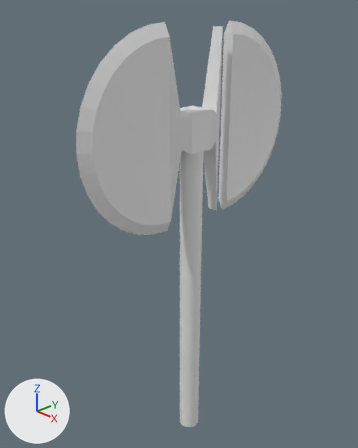
Before and after pictures for a commit that changed the Blender file DoubleHeadedAxe.blend.
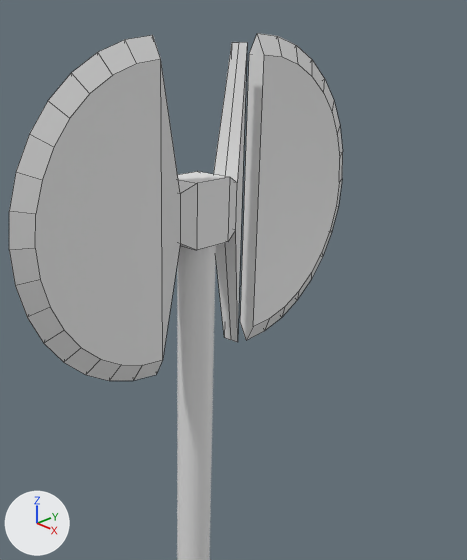
The first picture shows the older version from a 50 mm camera at (3.49, -3.5, 3.09) aimed at (-0.22, 0.03, 0.9). The close-ups show the older and then the newer version on the part from 20% to 100% of the width and 0% to 77% of the height of that picture. Only the edits that show in the close-ups are written down. Lighting does not change. The marker at lower left points along +X, +Y and +Z. The close-ups show mesh edges as thin lines.

The older version as bpy lines, for what is in view:
```python
me_cube = bpy.data.meshes.new('Cube')
me_cube.from_pydata(...)  # 77 vertices, 60 faces; spans x -1.0..1.0, y -9.64..2.44, z -5.0..5.0
# faces by material slot: [25, 35]
me_cube.materials.append(mat_material)  # white #e7e7e7
me_cube.materials.append(None)
me_cylinder = bpy.data.meshes.new('Cylinder')
me_cylinder.from_pydata(...)  # a 32-sided cylinder along z spanning x -1.0..1.0, y -1.0..1.0, z -1.0..1.0
me_cylinder_002 = bpy.data.meshes.new('Cylinder.002')
me_cylinder_002.from_pydata(...)  # 51 vertices, 35 faces; spans x -1.0..1.0, y 0.0..1.0, z -0.88..0.88
ob_axe_head_2 = bpy.data.objects.new('Axe Head 2', me_cylinder_002)
ob_axe_head_2.location = (0.0, 0.5, 2.0)
ob_axe_head_2.rotation_euler = (0.0, 1.571, 0.0)  # degrees (0, 90, 0)
ob_axe_head_2.scale = (1.0, 1.0, -0.0692)
ob_coreaxehead = bpy.data.objects.new('CoreAxeHead', me_cube)
ob_coreaxehead.location = (0.0, 0.0, 2.0)
ob_coreaxehead.scale = (0.14, 0.14, 0.2)
ob_handle = bpy.data.objects.new('Handle', me_cylinder)
ob_handle.location = (0.0, 0.0, 0.0)
ob_handle.scale = (0.12, 0.12, 1.8)
```
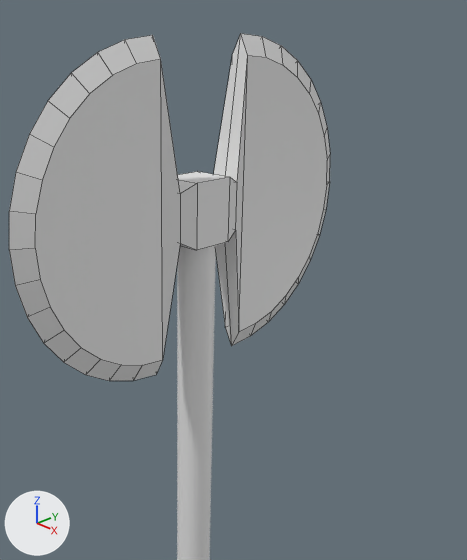
Changed parts and their boxes [x1, y1, x2, y2] in the close-ups (467 x 560 px):
'CoreAxeHead', reshaped (35% wider)
    before: [9, 35, 247, 381]
    after: [9, 33, 330, 381]
'Axe Head 2', deleted
    before: [240, 33, 343, 340]
part 1 of me_cube, reshaped
    before: [213, 42, 247, 342]
    after: [214, 33, 330, 346]

Patch to the scene script:
```diff
--- a/DoubleHeadedAxe.blend.py
+++ b/DoubleHeadedAxe.blend.py
@@ me_cube @@
 # used by ob_coreaxehead; location = (0.0, 0.0, 2.0); scale = (0.14, 0.14, 0.2)
-me_cube.from_pydata(...)  # 77 vertices, 60 faces; spans x -1.0..1.0, y -9.64..2.44, z -5.0..5.0
+me_cube.from_pydata(...)  # 122 vertices, 94 faces; spans x -1.0..1.0, y -9.64..9.64, z -5.0..5.0
+# me_cube part 1
+# 6 vertices are removed from x -0.44..0.44, y 2.44, z -4.76..4.76
+# 7 faces are deleted
+# 51 vertices are added at x -0.44..0.44, y 2.5..9.64, z -5.0..5.0
+# 6 new faces join them, mat_material (white #e7e7e7)
+# 35 new faces join them
 me_cube.materials.append(mat_material)
@@ ob_axe_head_2 @@
-ob_axe_head_2 = bpy.data.objects.new('Axe Head 2', me_cylinder_002)
-ob_axe_head_2.location = (0.0, 0.5, 2.0)
-ob_axe_head_2.rotation_euler = (0.0, 1.571, 0.0)  # degrees (0, 90, 0)
-ob_axe_head_2.scale = (1.0, 1.0, -0.0692)
```
